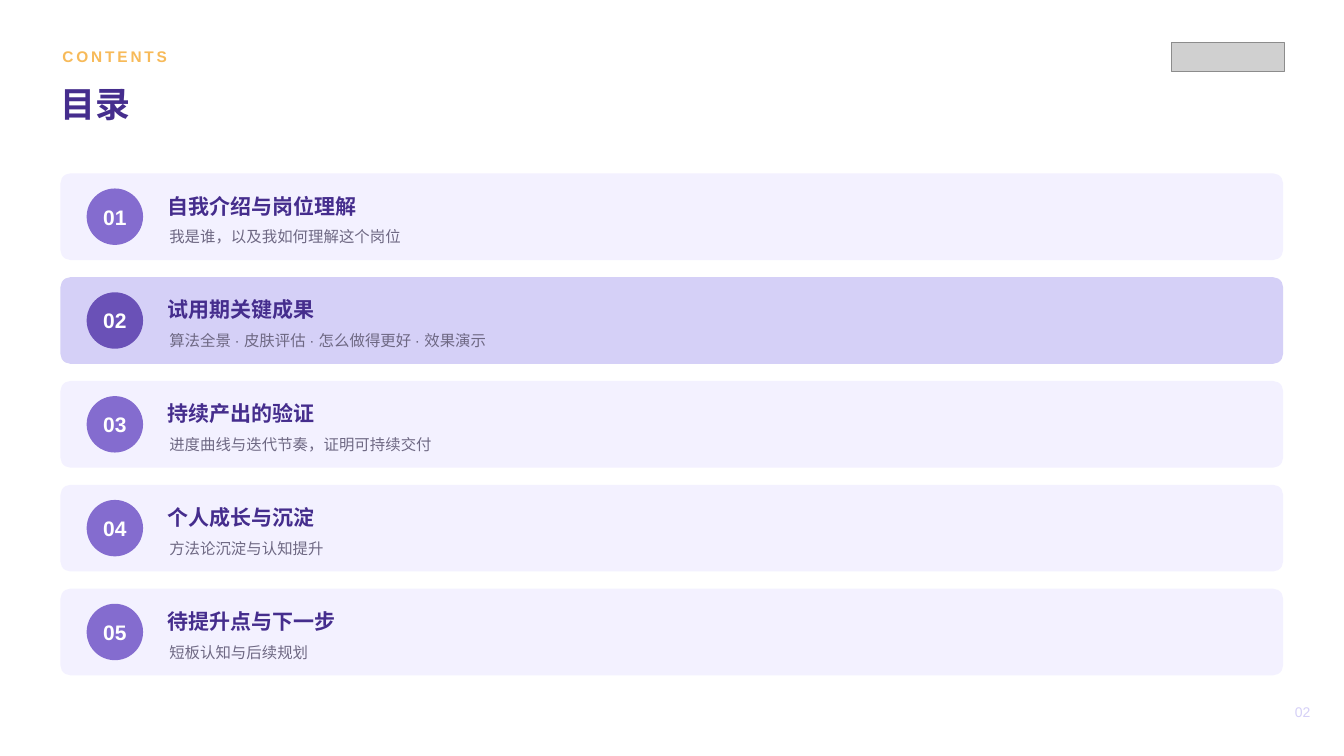
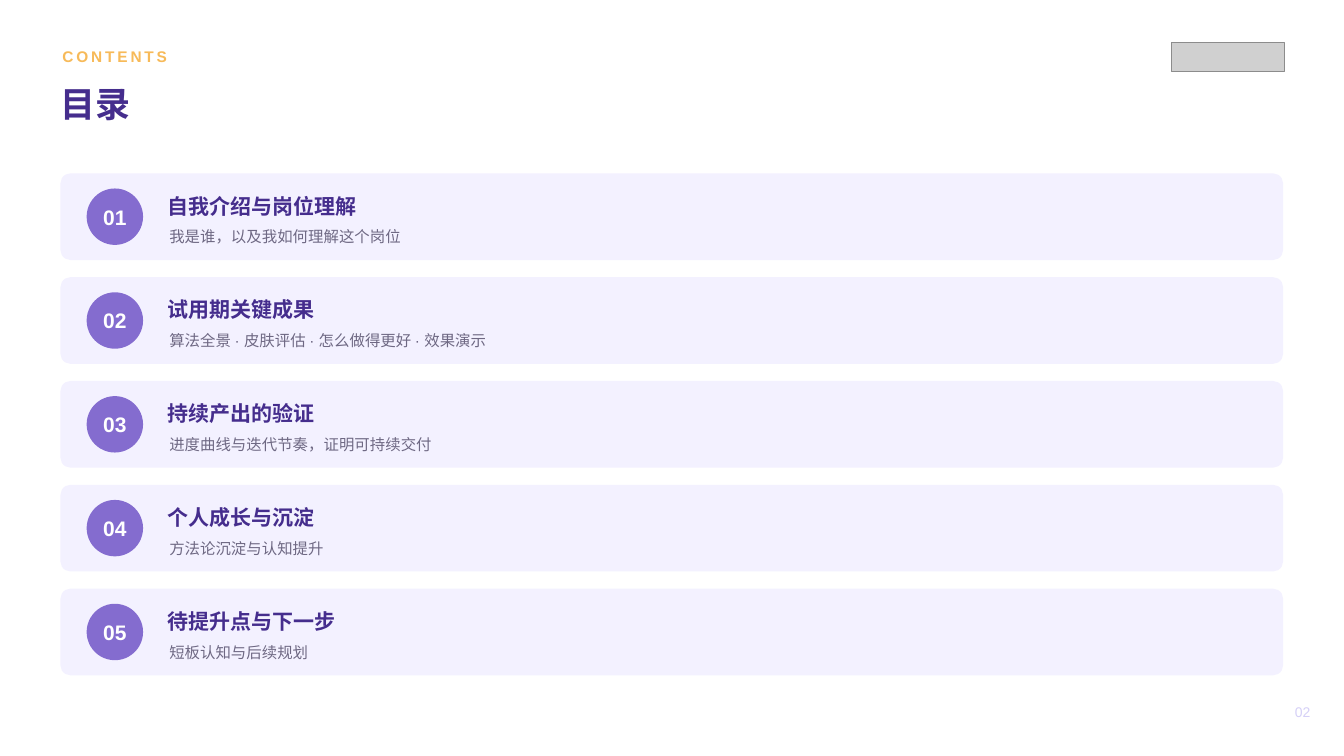
Before and after one commit to zhuyetuo/workplace_soft_skills, a slide deck: slide 2 of 转正述职/转正述职报告-Toky.pptx. Drawn at 1344x756 pixels with LibreOffice and Linux fonts; fonts in the diff are those of the drawing; grey boxes stand for pictures. Boxes give left, top, right and bottom in pixels: in the first picture for what was removed or moved away, otherwise in the second. Text is boxed around its words. In the diff, an @@ line names an element or a change of style, - is before the commit and + after.

```diff
--- a/转正述职/转正述职报告-Toky.pptx
+++ b/转正述职/转正述职报告-Toky.pptx
@@ rounded rectangle at (x1=60, y1=277, x2=1284, y2=364): fill #D5D0F7 to #F3F1FF @@
@@ ellipse at (x1=87, y1=292, x2=143, y2=349): fill #6A51B7 to #846CCF @@
```
Also in this commit, not shown: 1 other file.
